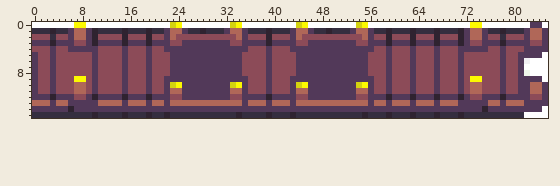
Two states of a sprite sheet, Assets/Nature/Long Bridge.png. Above is the file before it was changed.
The file is 86x16 pixels. Colours within 5 levels of each other are drawn and written as one.
After:
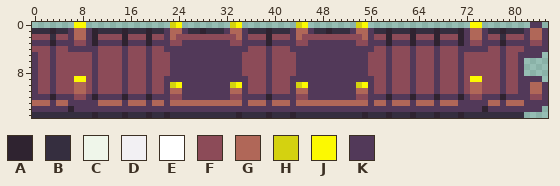
Palette (. is transparent): A #2f2330  B #352e3f  C #eff6ea  D #f2f0f3  E #ffffff  F #8c4b58  G #b06758  H #d4d210  J #fcf901  K #523959
Difference:
@@ x 0..85 @@
- 0 EEEEEEEJJEEEEEEEEEEEEEEHJEEEEEEEEHJEEEEEEEEEHJEEEEEEEEHJEEEEEEEEEEEEEEEEEJJEEEEEEEEKKE
+ 0 .......JJ..............HJ........HJ.........HJ........HJ.................JJ........KK.
  1 BBBABBKGGKABBBBABBBABBKGGKBBABBBKGGKBBBABBBKGGKBBABBBKGGKBBABBBABBBABBBAKGGKBBABBBKGGK
@@ x 80..85 @@
  4 FFKKKK
- 5 FKKKKE
- 6 FKDEEE
- 7 FKEEEE
- 8 FKCEEE
- 9 FKKKKE
+ 5 FKKKK.
+ 6 FK....
+ 7 FK....
+ 8 FK....
+ 9 FKKKK.
 10 FKKGGK
@@ x 80..85 @@
 13 GGKKKK
-14 KKKKKE
-15 BBEEEE
+14 KKKKK.
+15 BB....
Pixel boxes of the changes (left, top, right, bottom) in both pictures:
erased: (32, 22, 548, 118)
